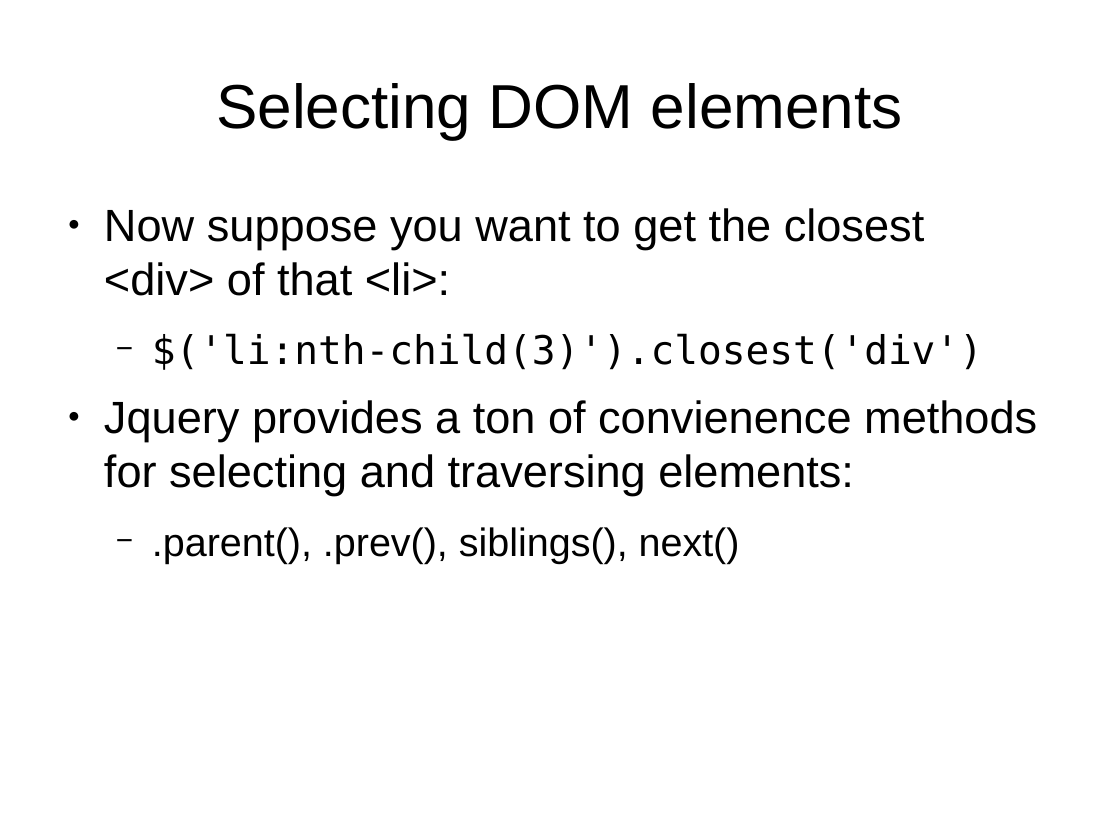
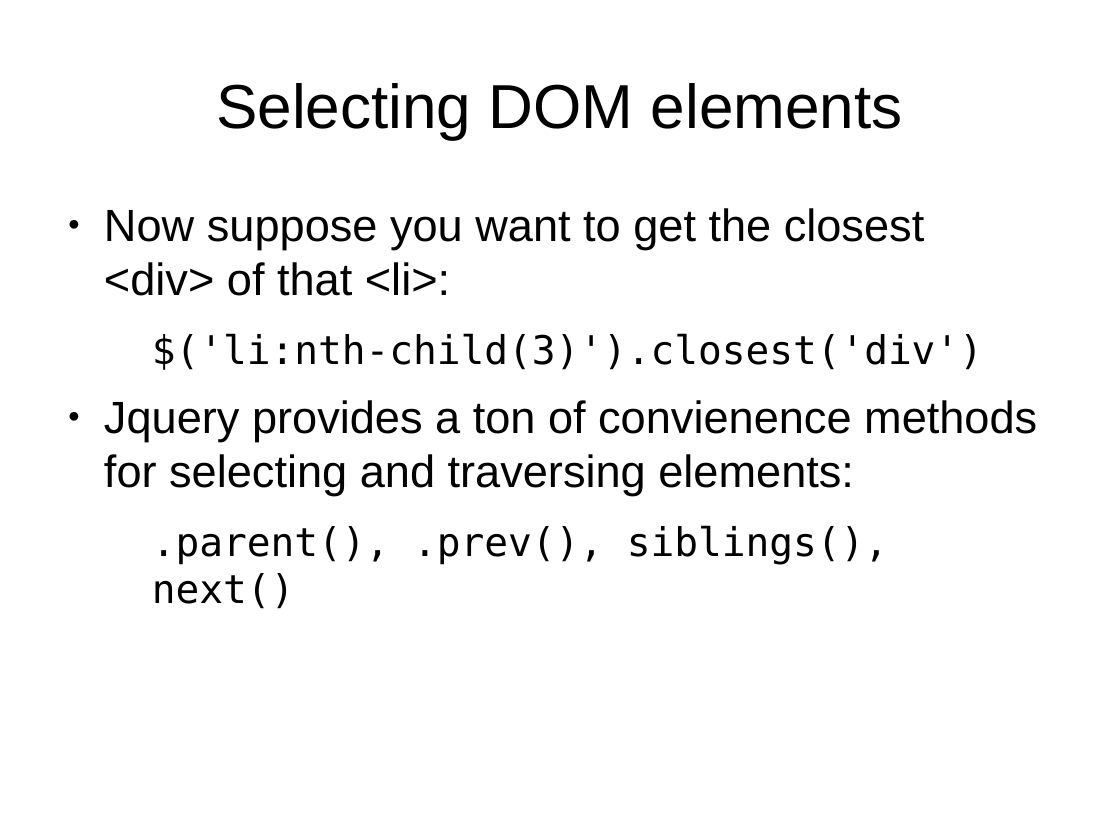
Before and after one commit to tomafc330/presentations, a slide deck: slide 6 of jquery/presentation.odp. Drawn at 1120x840 pixels with LibreOffice and Linux fonts; fonts in the diff are those of the drawing. Boxes give left, top, right and bottom in pixels: in the first picture for what was removed or moved away, otherwise in the second. Text is boxed around its words. In the diff, an @@ line names an element or a change of style, - is before the commit and + after.

Commit message:
updated presentations and added pdf version

```diff
--- a/jquery/presentation.odp
+++ b/jquery/presentation.odp
@@ text at <box>152,333,983,609</box>: font Arial to DejaVu Sans Mono in ".parent(), .prev(), siblings(), next()"; bullet − to none @@
```
Also in this commit, not shown: 5 other files.
